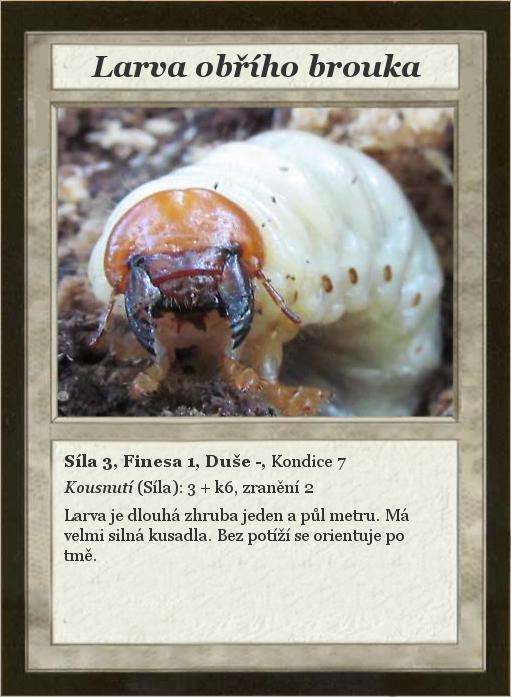
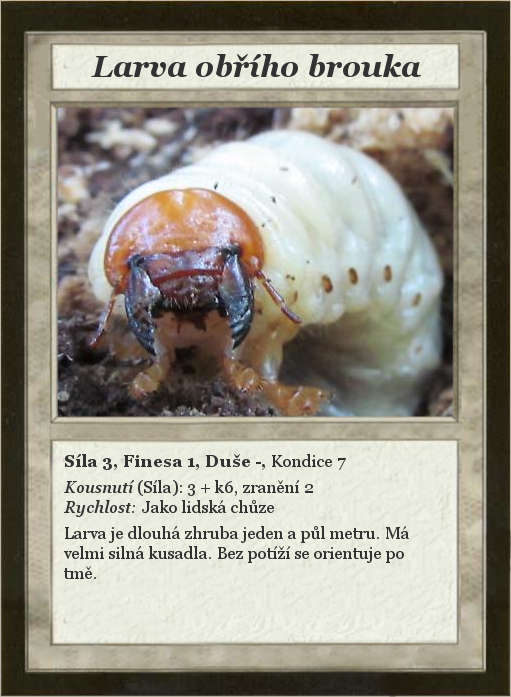
Before/after of a w=511, h=697 layered artwork. What changed in the layer stack:
painted on "Síla 3, Finesa 1, Duše -, Kond..." over [64, 500, 409, 579]
